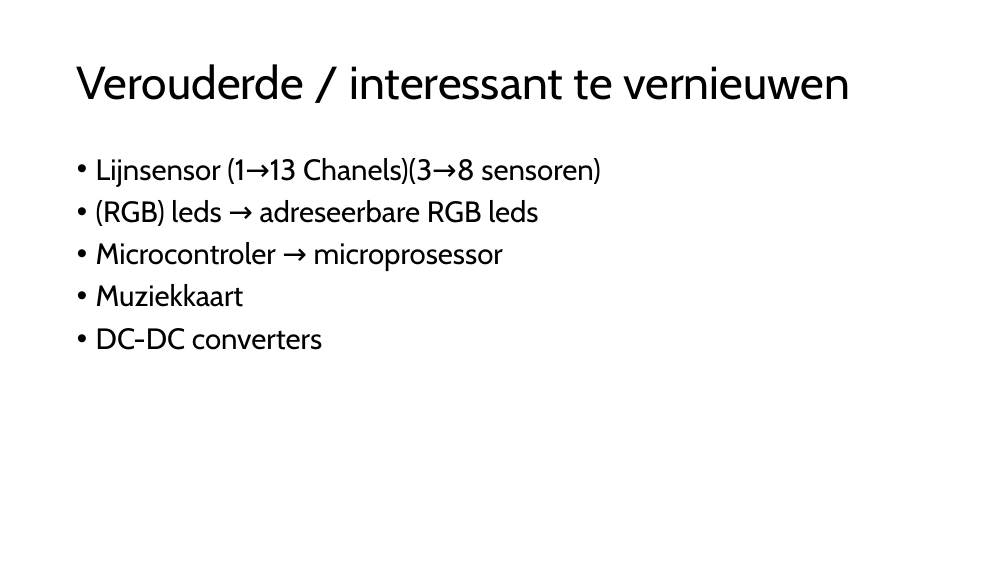
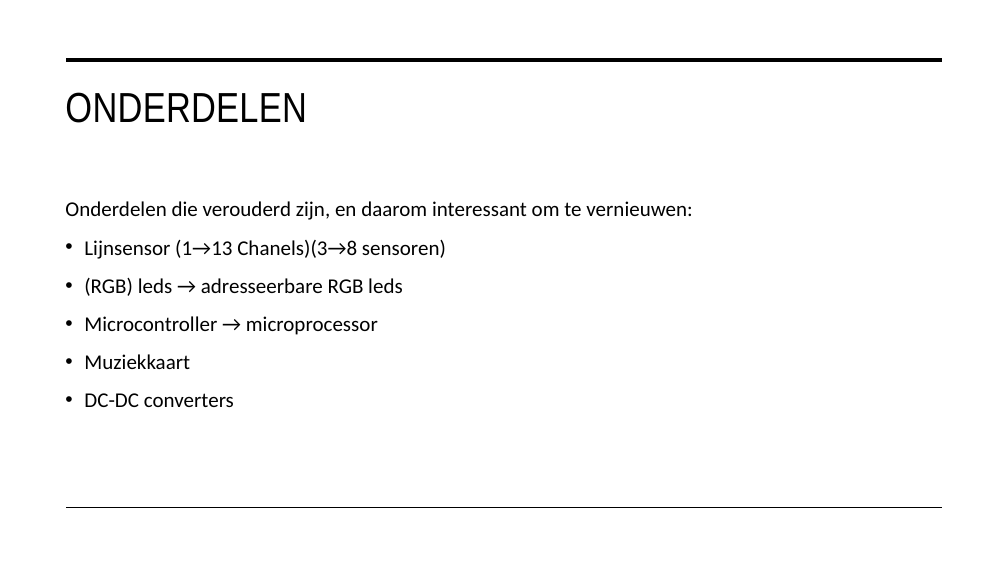
Before and after one commit to Stan-debakker/grap-6TWEA, a slide deck: slide 4 of school/eindpresentatie.pptx. Drawn at 1008x567 pixels with LibreOffice and Linux fonts; fonts in the diff are those of the drawing. Boxes give left, top, right and bottom in pixels: in the first picture for what was removed or moved away, otherwise in the second. Text is boxed around its words. In the diff, an @@ line names an element or a change of style, - is before the commit and + after.

```diff
--- a/school/eindpresentatie.pptx
+++ b/school/eindpresentatie.pptx
@@ title "ONDERDELEN" at (65, 92, 306, 123): vertical alignment middle to top @@
@@ line added from (67, 60) to (942, 60), #000000 3.5 pt @@
@@ title at (65, 92, 306, 123): text changed; size 44 to 40 pt; font Cabin to Arial Narrow @@
-Verouderde / interessant te vernieuwen
+ONDERDELEN
@@ text "Onderdelen die verouderd zijn, en ...": place and size @@
-text "Onderdelen die verouderd zijn, en ..." at (96, 158, 600, 350)
+text "Onderdelen die verouderd zijn, en ..." at (65, 201, 692, 407)
@@ text at (65, 201, 692, 220): paragraph added @@
+Onderdelen die verouderd zijn, en daarom interessant om te vernieuwen:
@@ text at (84, 240, 446, 407): size 28 to 20 pt, font Cabin to Calibri in "Lijnsensor (1→13 Chanels)(3→8 sensoren)", "Muziekkaart", "DC-DC converters"; line spacing 0.9 to 1.1 @@
@@ text at (84, 278, 403, 335): text changed; size 28 to 20 pt; font Cabin to Calibri @@
-• (RGB) leds → adreseerbare RGB leds
-• Microcontroler → microprosessor
+• (RGB) leds → adresseerbare RGB leds
+• Microcontroller → microprocessor
@@ line added from (67, 508) to (942, 508), #000000 1 pt @@
```
Also in this commit, not shown: 7 other slides changed, 1 slide added, 1 slide removed, 2 other files.
